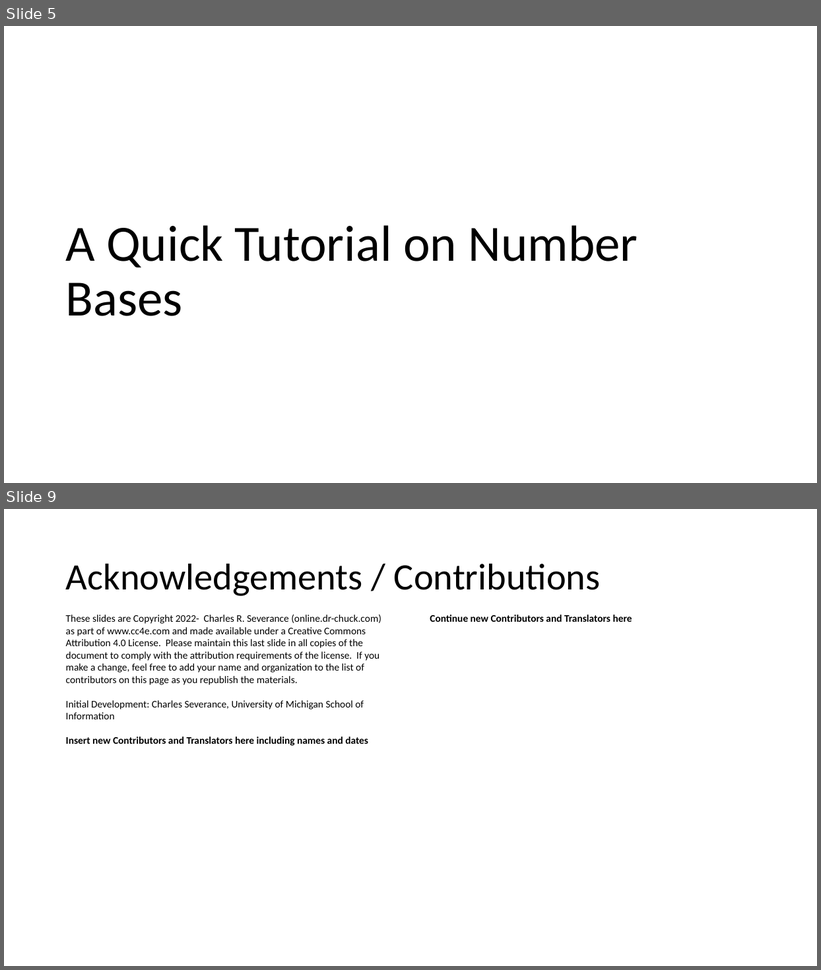
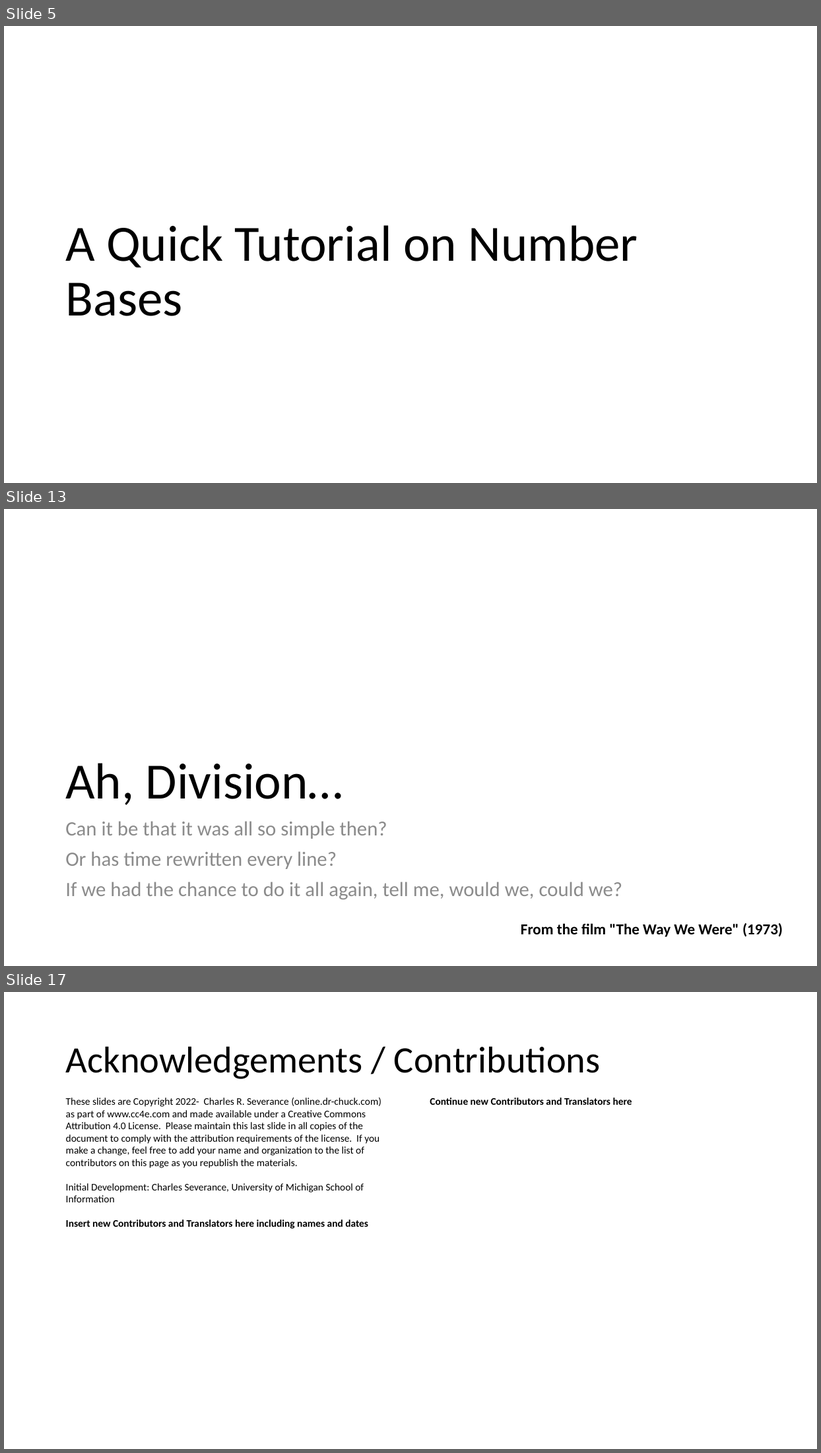
Before and after one commit to csev/cc4e, a slide deck: lectures/KR-2.pptx. Shown one above the other, each under a label of ours: slides 5 and 9 before the commit, slides 5, 13 and 17 after it; the slides between them are not shown. The pictures are 821x970 and 821x1453 pixels, drawn with LibreOffice and Linux fonts; fonts in the diff are those of the drawing. Boxes give left, top, right and bottom in pixels: in the first picture for what was removed or moved away, otherwise in the second. Text is boxed around its words. In the diff, an @@ line names an element or a change of style, - is before the commit and + after.

```diff
--- a/lectures/KR-2.pptx
+++ b/lectures/KR-2.pptx
@@ slide 13 added at [4, 509, 817, 966], background #FFFFFF @@
@@ title added at [65, 763, 343, 805], 60 pt, text #000000 @@
+Ah, Division…
@@ text added at [65, 821, 622, 900], 24 pt, text #8C8C8C @@
+Can it be that it was all so simple then?
+Or has time rewritten every line?
+If we had the chance to do it all again, tell me, would we, could we?
@@ text added at [521, 923, 783, 937], 18 pt, text #000000, bold @@
+From the film "The Way We Were" (1973)
@@ what was slide 9 is now slide 17 @@
```
Also in this commit, not shown: 2 slides changed, 8 other slides added, 1 slide removed, 1 other file.
